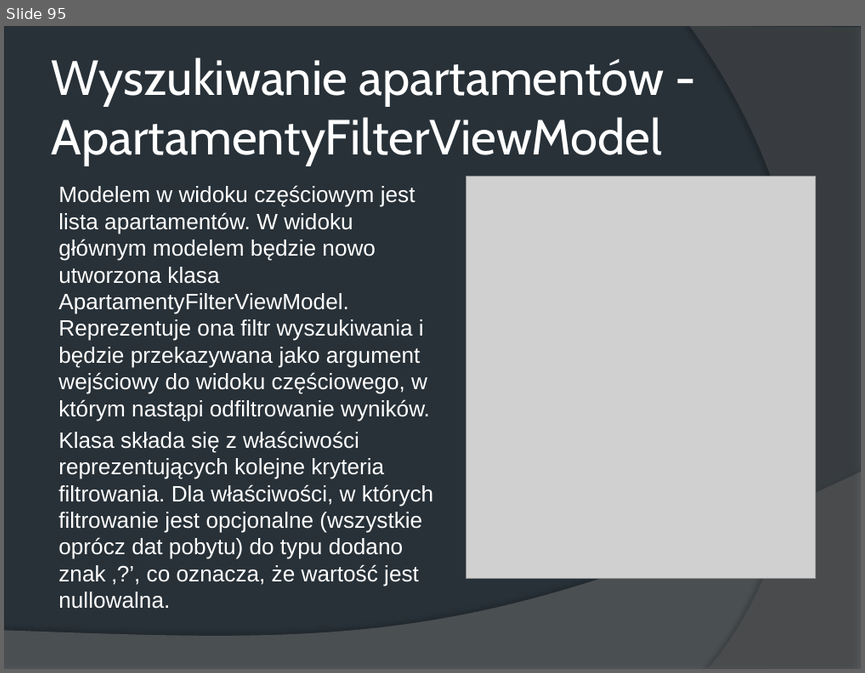
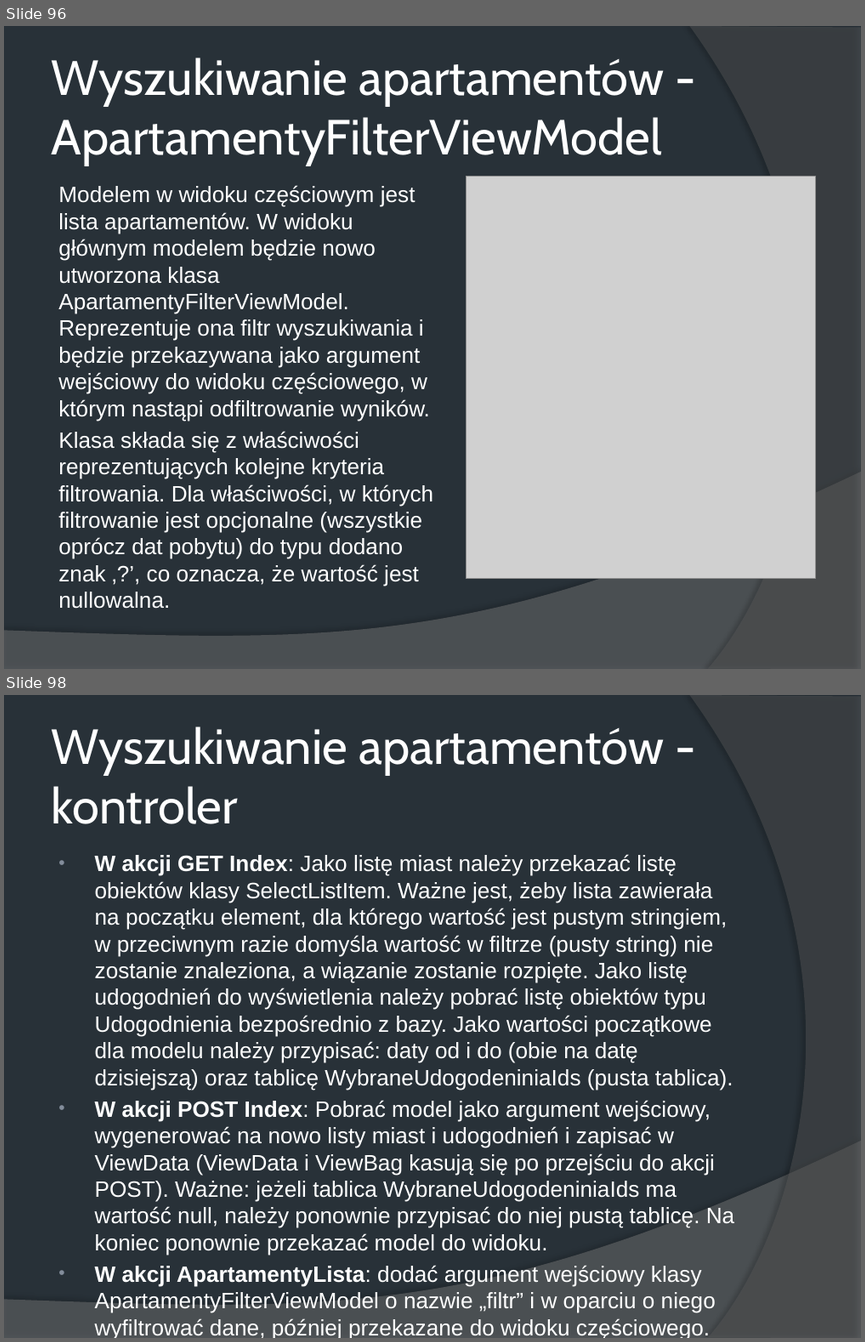
Before and after one commit to wiwlm/HotelMVC, a slide deck: Aplikacje MVC.pptx. Shown one above the other, each under a label of ours: slide 95 before the commit, slides 96 and 98 after it; the slides between them are not shown. The pictures are 865x673 and 865x1342 pixels, drawn with LibreOffice and Linux fonts; fonts in the diff are those of the drawing; grey boxes stand for pictures. Boxes give left, top, right and bottom in pixels: in the first picture for what was removed or moved away, otherwise in the second. Text is boxed around its words. In the diff, an @@ line names an element or a change of style, - is before the commit and + after.

Commit message:
Rezerwacja apartamentów

```diff
--- a/Aplikacje MVC.pptx
+++ b/Aplikacje MVC.pptx
@@ slide 98 added at (4, 695, 861, 1338), background #283138; not listed: 2 template elements that a slide beside it also shows @@
@@ title added at (51, 726, 664, 824), 41.4 pt, text #FFFFFF @@
+Wyszukiwanie apartamentów - kontroler
@@ text added at (95, 854, 734, 1338), 18.8 pt, text #FFFFFF @@
+• W akcji GET Index: Jako listę miast należy przekazać listę obiektów klasy SelectListItem. Ważne jest, żeby lista zawierała na początku element, dla którego wartość jest pustym stringiem, w przeciwnym razie domyśla wartość w filtrze (pusty string) nie zostanie znaleziona, a wiązanie zostanie rozpięte. Jako listę udogodnień do wyświetlenia należy pobrać listę obiektów typu Udogodnienia bezpośrednio z bazy. Jako wartości początkowe dla modelu należy przypisać: daty od i do (obie na datę dzisiejszą) oraz tablicę WybraneUdogodeniniaIds (pusta tablica).
+• W akcji POST Index: Pobrać model jako argument wejściowy, wygenerować na nowo listy miast i udogodnień i zapisać w ViewData (ViewData i ViewBag kasują się po przejściu do akcji POST). Ważne: jeżeli tablica WybraneUdogodeniniaIds ma wartość null, należy ponownie przypisać do niej pustą tablicę. Na koniec ponownie przekazać model do widoku.
+• W akcji ApartamentyLista: dodać argument wejściowy klasy ApartamentyFilterViewModel o nazwie „filtr” i w oparciu o niego wyfiltrować dane, później przekazane do widoku częściowego.
@@ what was slide 95 is now slide 96 @@
```
Also in this commit, not shown: 7 slides changed, 18 other slides added, 1 slide removed, 16 other files.
